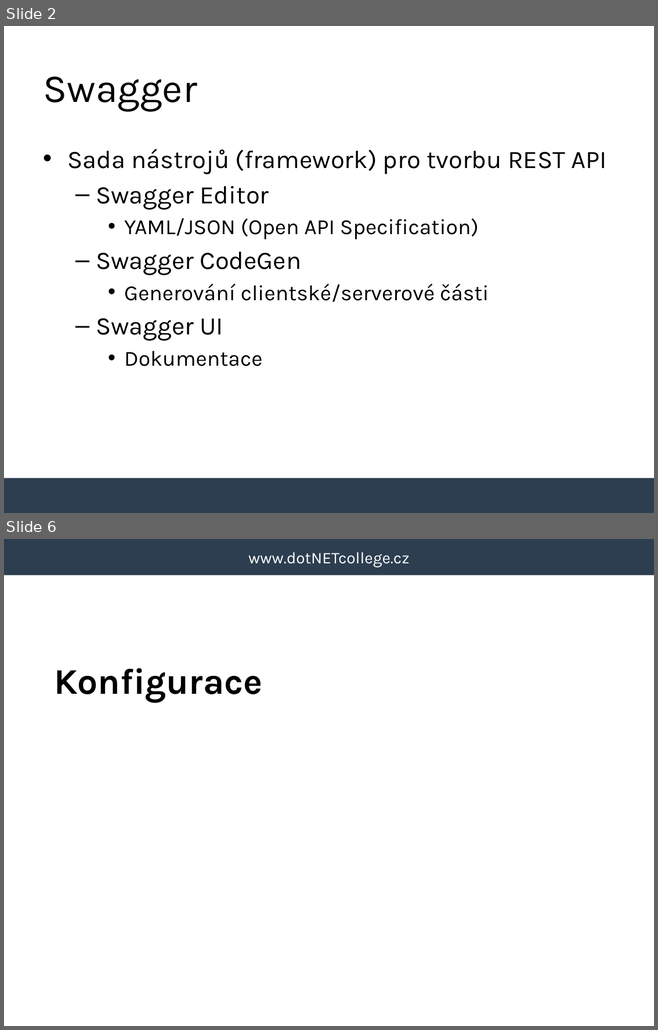
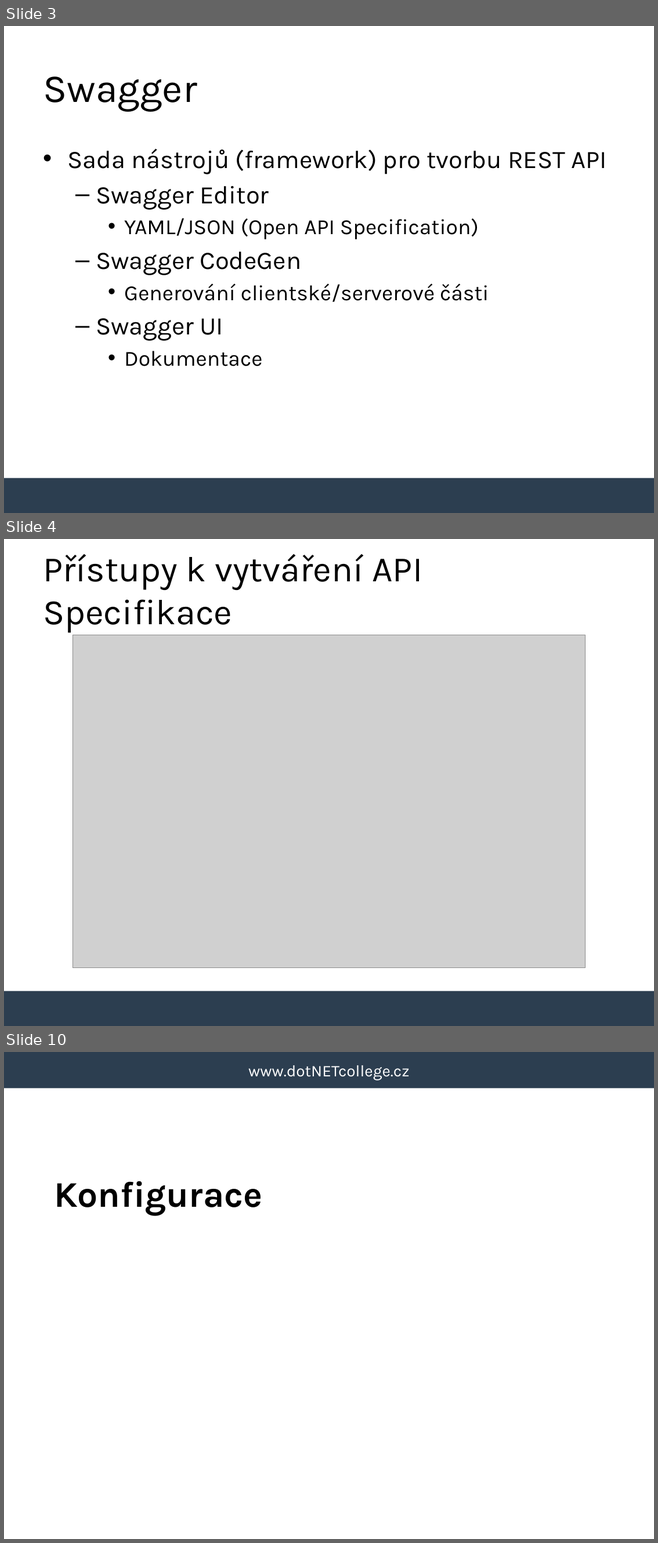
Before and after one commit to tomasjurasek/presentations, a slide deck: Swagger/Swagger.pptx. Shown one above the other, each under a label of ours: slides 2 and 6 before the commit, slides 3, 4 and 10 after it; the slides between them are not shown. The pictures are 658x1030 and 658x1543 pixels, drawn with LibreOffice and Linux fonts; fonts in the diff are those of the drawing; grey boxes stand for pictures; background and template pictures are left out. Boxes give left, top, right and bottom in pixels: in the first picture for what was removed or moved away, otherwise in the second. Text is boxed around its words. In the diff, an @@ line names an element or a change of style, - is before the commit and + after.

```diff
--- a/Swagger/Swagger.pptx
+++ b/Swagger/Swagger.pptx
@@ slide 4 added at [4,539,654,1026], background #FFFFFF; not listed: 1 template element that a slide beside it also shows @@
@@ title added at [43,554,423,633], 39.6 pt, text #000000 @@
+Přístupy k vytváření API Specifikace
@@ picture added at [73,635,585,968] @@
@@ what was slide 2 is now slide 3 @@
@@ what was slide 6 is now slide 10 @@
```
Also in this commit, not shown: 6 slides changed, 6 other slides added, 1 slide removed, 10 other files.
